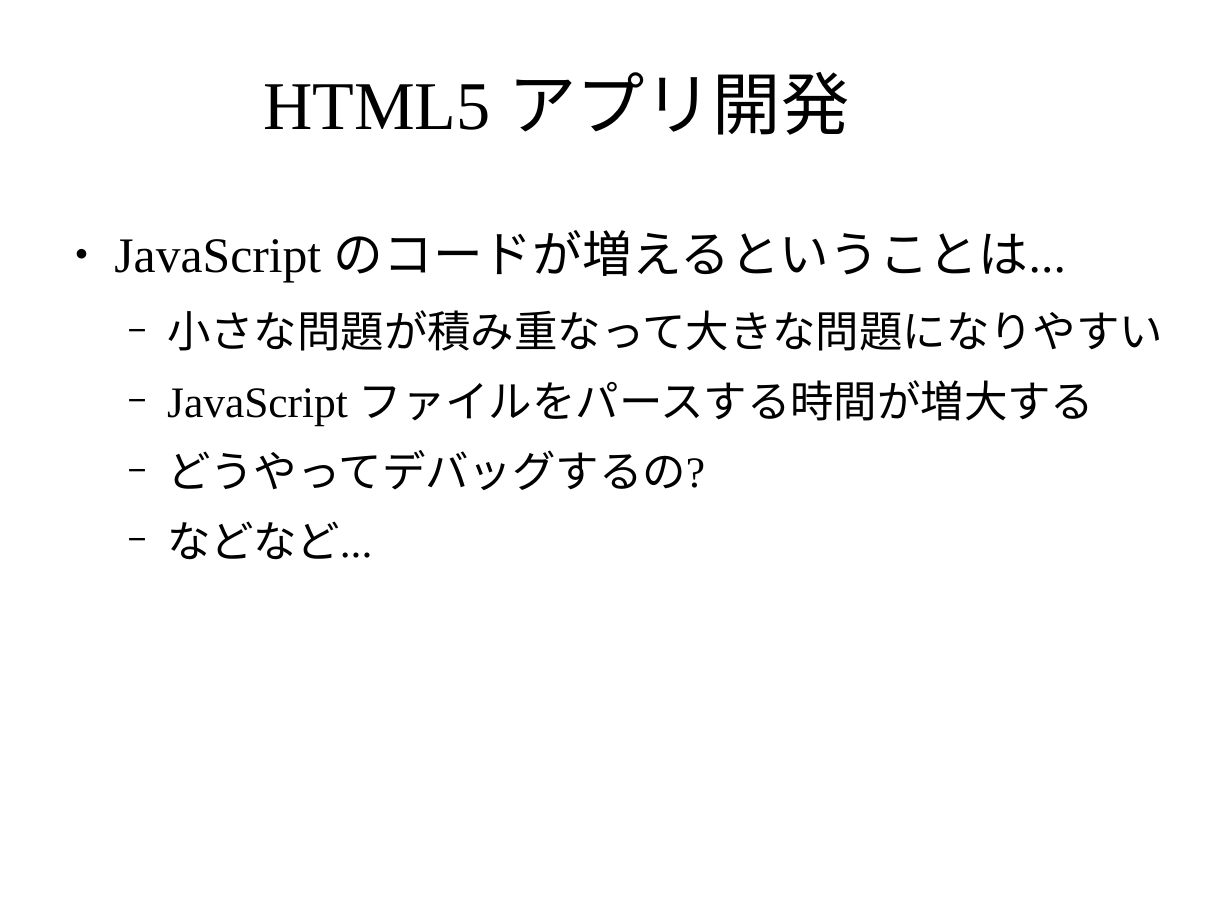
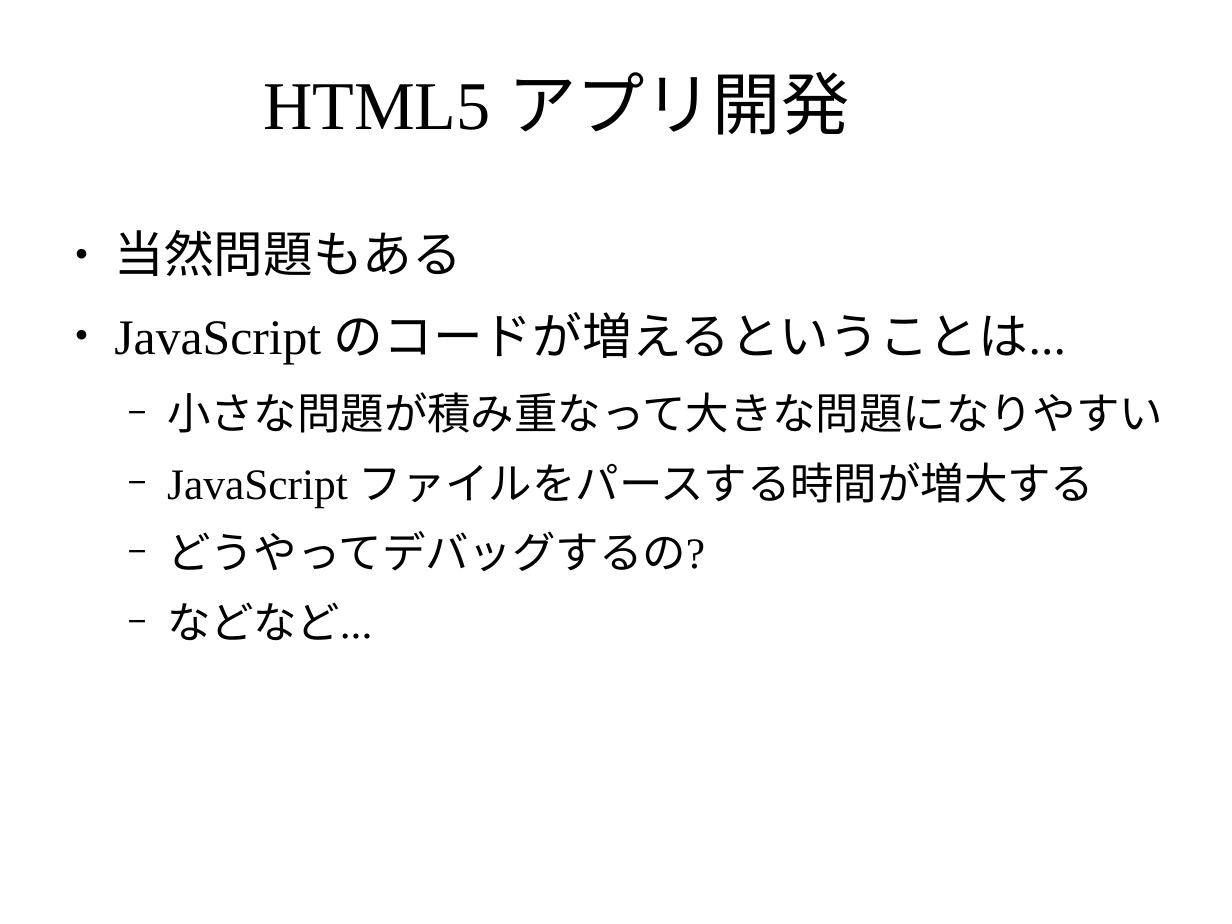
Before and after one commit to masakura/slides, a slide deck: slide 5 of html5jk#1/slide2.odp. Drawn at 1232x924 pixels with LibreOffice and Linux fonts; fonts in the diff are those of the drawing; background and template pictures are left out. Boxes give left, top, right and bottom in pixels: in the first picture for what was removed or moved away, otherwise in the second. Text is boxed around its words. In the diff, an @@ line names an element or a change of style, - is before the commit and + after.

```diff
--- a/html5jk#1/slide2.odp
+++ b/html5jk#1/slide2.odp
@@ text at (114, 230, 462, 276): paragraph added @@
+● 当然問題もある
```
Also in this commit, not shown: 4 other slides changed, 19 slides added.
